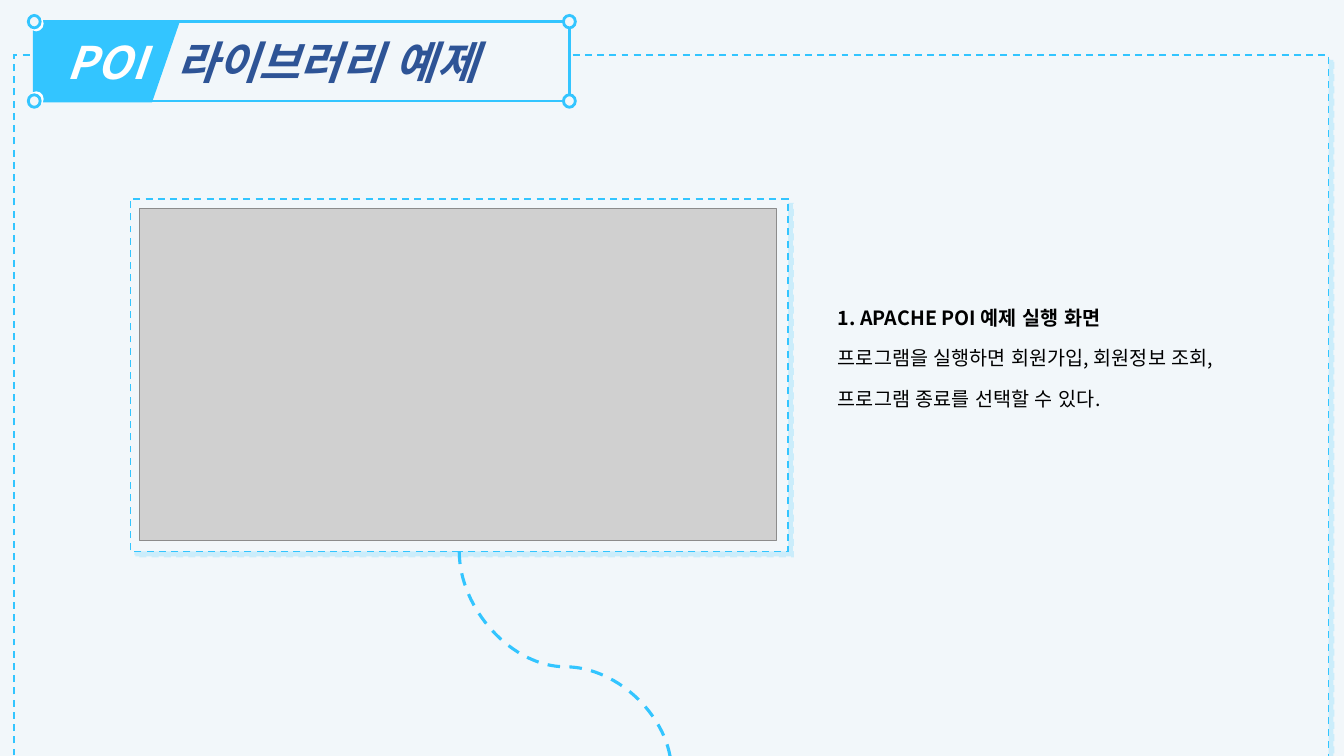
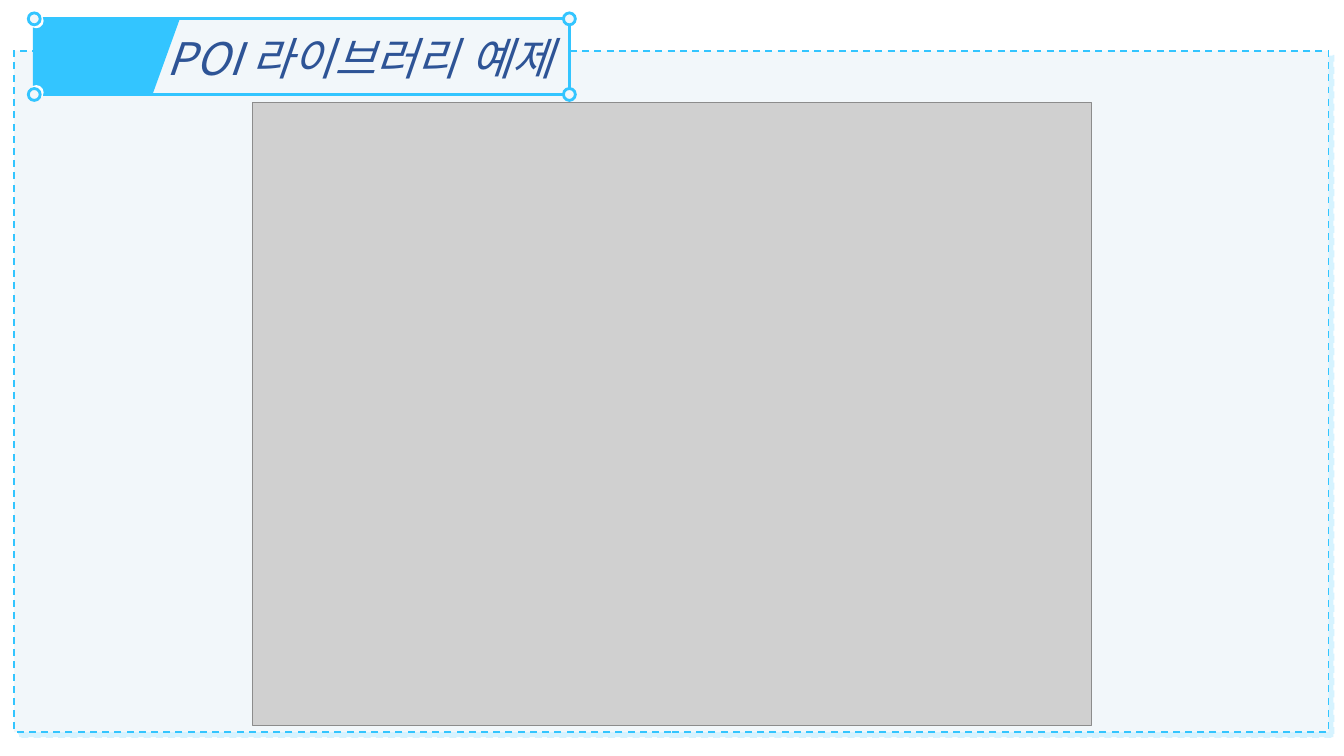
Before and after one commit to 4Mandoos/experiencedPOI, a slide deck: slide 12 of POITest/presentation/2조 POI라이브러리.pptx (slide 10 before the commit). Drawn at 1344x756 pixels with LibreOffice and Linux fonts; fonts in the diff are those of the drawing; grey boxes stand for pictures. Boxes give left, top, right and bottom in pixels: in the first picture for what was removed or moved away, otherwise in the second. Text is boxed around its words. In the diff, an @@ line names an element or a change of style, - is before the commit and + after.

```diff
--- a/POITest/presentation/2조 POI라이브러리.pptx
+++ b/POITest/presentation/2조 POI라이브러리.pptx
@@ background #F2F7FA to #FFFFFF @@
@@ freeform shape removed at (x1=34, y1=21, x2=178, y2=101) @@
-POI
@@ rectangle added at (x1=34, y1=19, x2=570, y2=95), fill #F2F7FA, outline #33C5FF 2 pt @@
@@ freeform shape added at (x1=34, y1=19, x2=178, y2=95), fill #33C5FF, outline #33C5FF 2 pt @@
@@ text "POI 라이브러리 예제" moved from (x1=34, y1=21, x2=570, y2=101) to (x1=167, y1=26, x2=552, y2=79) @@
@@ text "POI 라이브러리 예제" at (x1=167, y1=26, x2=552, y2=79): vertical alignment middle to top; fill #F2F7FA to none; outline #33C5FF 2 pt to none @@
@@ text at (x1=167, y1=26, x2=552, y2=79): text changed; bold off @@
-라이브러리 예제
+POI 라이브러리 예제
@@ rectangle resized from (x1=14, y1=55, x2=1329, y2=756) to (x1=14, y1=50, x2=1329, y2=732) @@
@@ ellipse moved from (x1=28, y1=95, x2=40, y2=107) to (x1=28, y1=89, x2=40, y2=101) @@
@@ ellipse moved from (x1=564, y1=95, x2=576, y2=107) to (x1=564, y1=89, x2=576, y2=101) @@
@@ picture added at (x1=252, y1=103, x2=1092, y2=726) @@
@@ rectangle removed at (x1=130, y1=199, x2=787, y2=552) @@
@@ picture removed at (x1=139, y1=209, x2=776, y2=540) @@
@@ text removed at (x1=838, y1=308, x2=1214, y2=408) @@
-1. APACHE POI 예제 실행 화면
-프로그램을 실행하면 회원가입, 회원정보 조회,
-프로그램 종료를 선택할 수 있다.
@@ curved line removed from (460, 552) to (671, 756) @@
```
Also in this commit, not shown: 7 other slides changed, 4 slides added, 2 slides removed.
